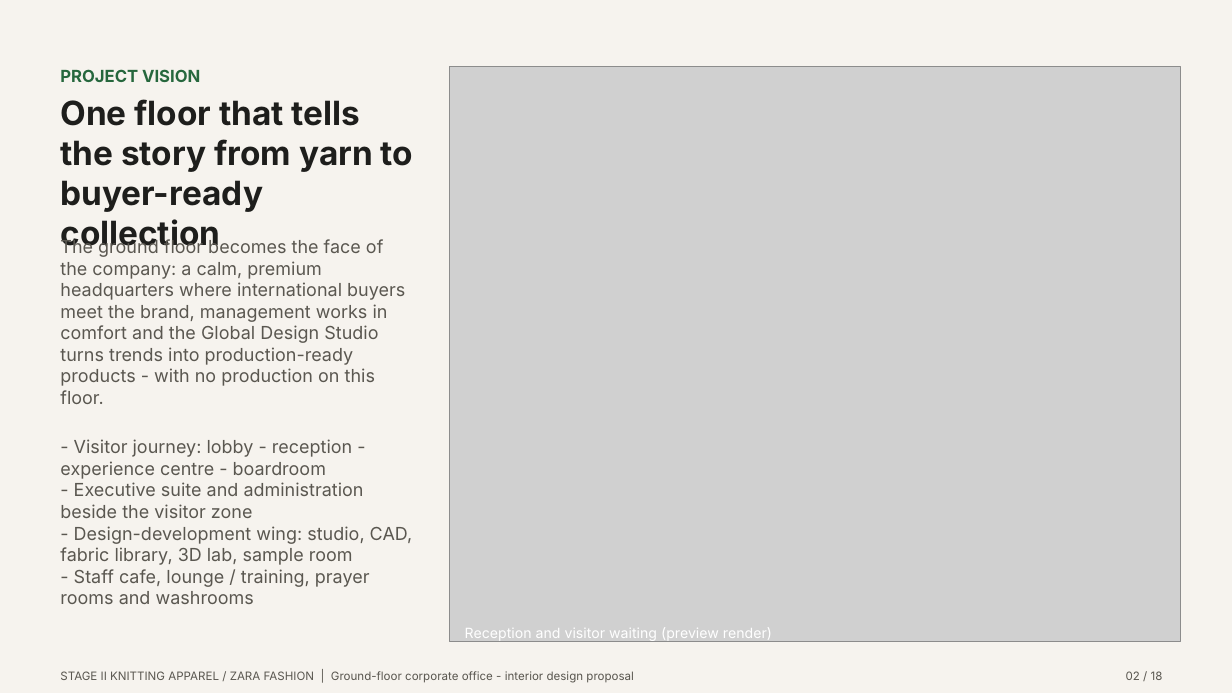
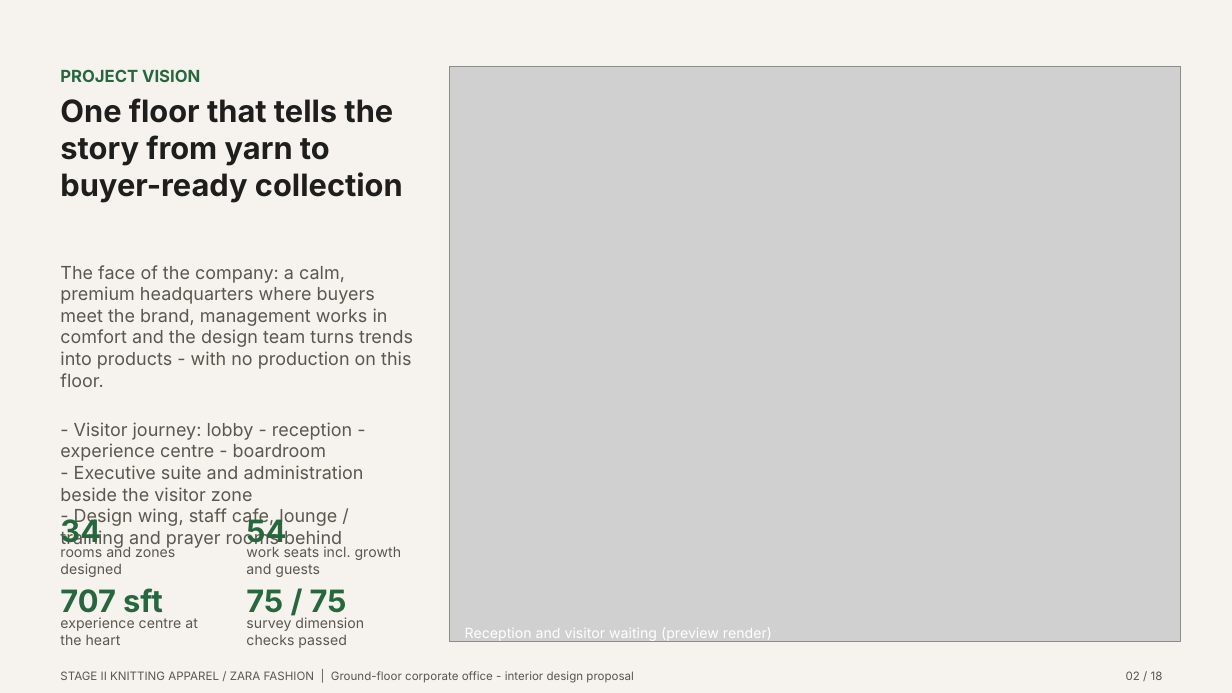
Before and after one commit to i-m-r-a-n/Practice01, a slide deck: slide 2 of GARMENT_OFFICE_FINAL_PRESENTATION/03_PRESENTATION/Garment_Office_Design_Pitch.pptx. Drawn at 1232x693 pixels with LibreOffice and Linux fonts; fonts in the diff are those of the drawing; grey boxes stand for pictures. Boxes give left, top, right and bottom in pixels: in the first picture for what was removed or moved away, otherwise in the second. Text is boxed around its words. In the diff, an @@ line names an element or a change of style, - is before the commit and + after.

```diff
--- a/GARMENT_OFFICE_FINAL_PRESENTATION/03_PRESENTATION/Garment_Office_Design_Pitch.pptx
+++ b/GARMENT_OFFICE_FINAL_PRESENTATION/03_PRESENTATION/Garment_Office_Design_Pitch.pptx
@@ text "One floor that tells the ..." at (60, 98, 403, 203): size 26 to 24 pt @@
@@ text "The face of the company: ...": place and size @@
-text "The face of the company: ..." at (60, 238, 413, 604)
+text "The face of the company: ..." at (60, 265, 413, 549)
@@ text at (60, 265, 413, 387): text changed @@
-The ground floor becomes the face of the company: a calm, premium headquarters where international buyers meet the brand, management works in comfort and the Global Design Studio turns trends into production-ready products - with no production on this floor.
+The face of the company: a calm, premium headquarters where buyers meet the brand, management works in comfort and the design team turns trends into products - with no production on this floor.
@@ text at (60, 508, 342, 549): text changed @@
-- Design-development wing: studio, CAD, fabric library, 3D lab, sample room
-- Staff cafe, lounge / training, prayer rooms and washrooms
+- Design wing, staff cafe, lounge / training and prayer rooms behind
@@ text added at (60, 515, 101, 544), 24 pt, text #26673D, bold @@
+34
@@ text added at (246, 515, 286, 548), 24 pt, text #26673D, bold @@
+54
@@ text added at (60, 545, 175, 577), 11 pt, text #5A5750 @@
+rooms and zones designed
@@ text added at (246, 546, 402, 577), 11 pt, text #5A5750 @@
+work seats incl. growth and guests
@@ text added at (60, 588, 163, 619), 24 pt, text #26673D, bold @@
+707 sft
@@ text added at (246, 589, 347, 619), 24 pt, text #26673D, bold @@
+75 / 75
@@ text added at (60, 617, 198, 645), 11 pt, text #5A5750 @@
+experience centre at the heart
@@ text added at (246, 617, 364, 648), 11 pt, text #5A5750 @@
+survey dimension checks passed
```
Also in this commit, not shown: 8 other slides changed, 56 other files.
